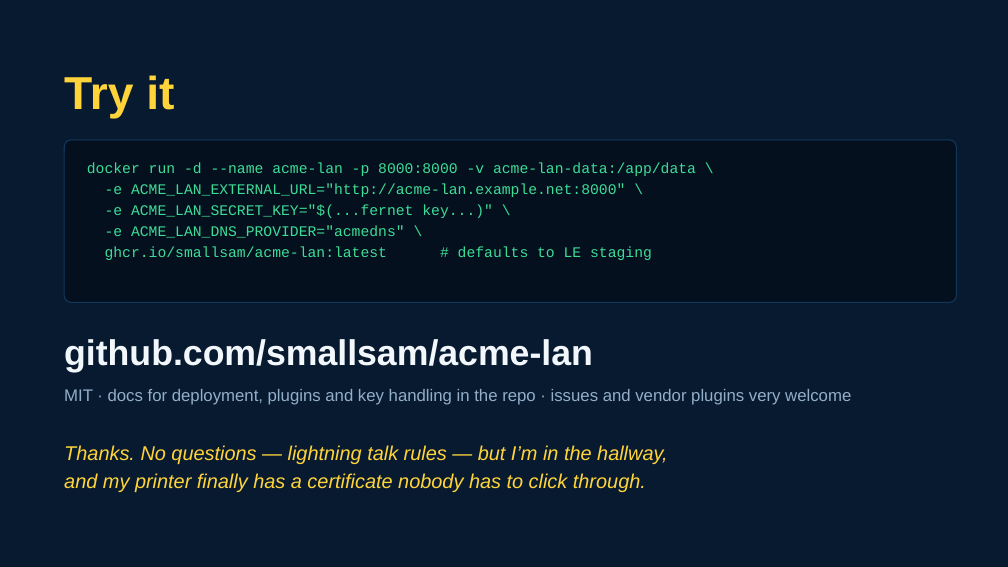
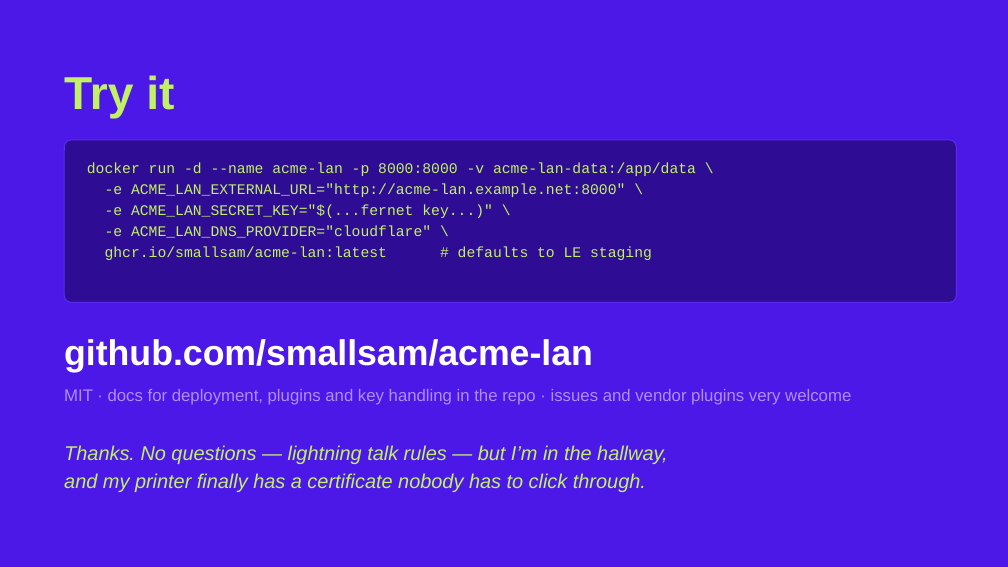
Before and after one commit to smallsam/acme-lan, a slide deck: slide 21 of talks/pycon-au-2026/acme-lan-pycon-au-2026.pptx (slide 20 before the commit). Drawn at 1008x567 pixels with LibreOffice and Linux fonts; fonts in the diff are those of the drawing. Boxes give left, top, right and bottom in pixels: in the first picture for what was removed or moved away, otherwise in the second. Text is boxed around its words. In the diff, an @@ line names an element or a change of style, - is before the commit and + after.

```diff
--- a/talks/pycon-au-2026/acme-lan-pycon-au-2026.pptx
+++ b/talks/pycon-au-2026/acme-lan-pycon-au-2026.pptx
@@ background #071A2F to #4B18E8 @@
@@ text "Try it" at [64,75,174,118]: text colour #FFD43B to #C2F166 @@
@@ rounded rectangle at [64,140,957,302]: fill #04101E to #2E0C93; outline #13375C 1 pt to #5B2BEF 1 pt @@
@@ text at [87,162,696,260]: text colour #3DDC97 to #C2F166 in "docker run -d --name acme-lan -p 8000:8000 ...", "-e ACME_LAN_EXTERNAL_URL="http://acme-lan.example.net:8000"  ...", "-e ACME_LAN_SECRET_KEY="$(...fernet key...)" \", "ghcr.io/smallsam/acme-lan:latest # defaults to LE staging" @@
@@ text at [105,225,431,238]: text changed; text colour #3DDC97 to #C2F166 @@
--e ACME_LAN_DNS_PROVIDER="acmedns" \
+-e ACME_LAN_DNS_PROVIDER="cloudflare" \
@@ text "github.com/smallsam/acme-lan" at [64,339,593,373]: text colour #F2F7FC to #FFFFFF @@
@@ text "MIT · docs for deployment, ..." at [64,389,851,405]: text colour #93AEC9 to #B18CFA @@
@@ text "Thanks. No questions — lightning ..." at [64,445,667,492]: text colour #FFD43B to #C2F166 @@
```
Also in this commit, not shown: 17 other slides changed, 3 slides added, 2 slides removed, 4 other files.
